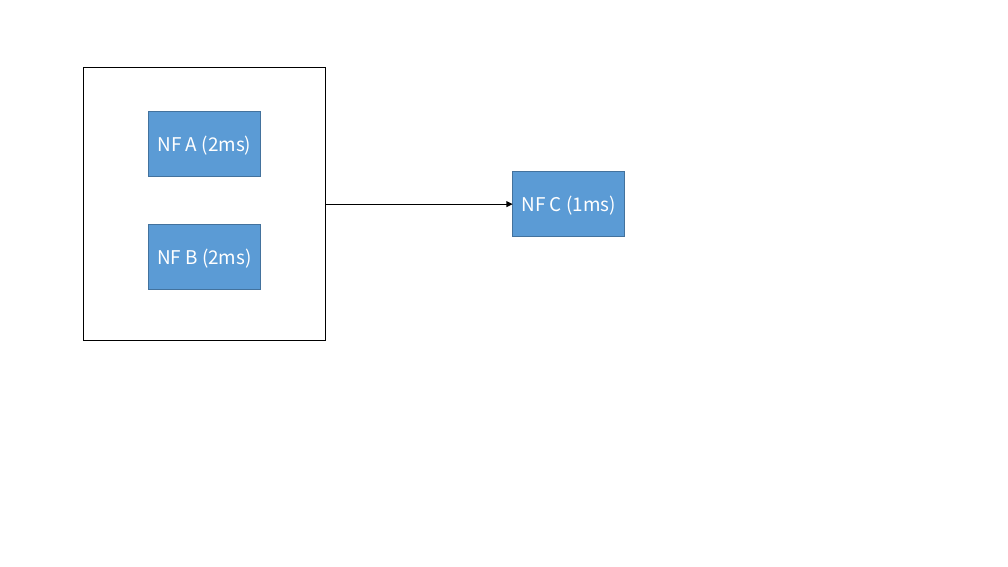
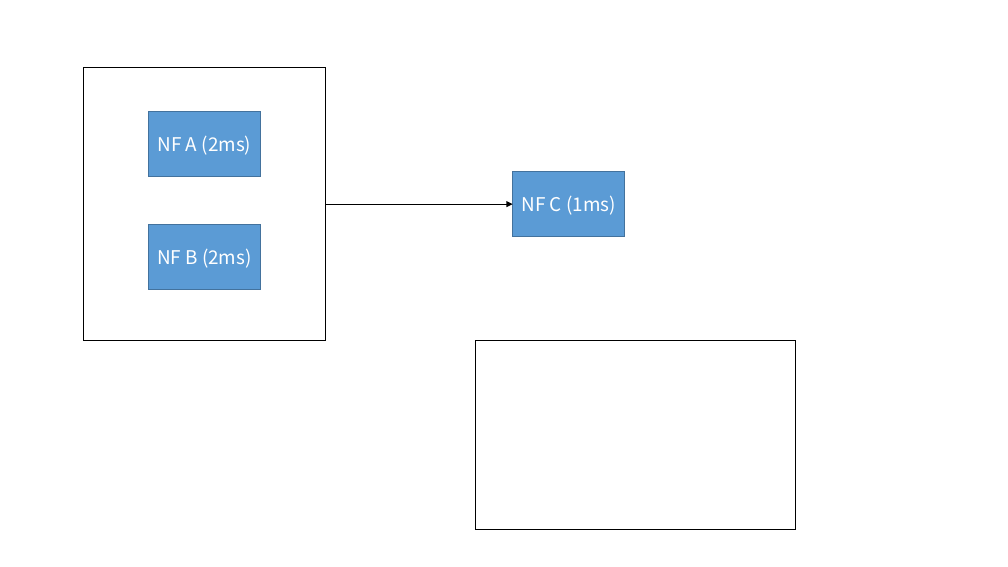
Before and after one commit to fnrg-nfv/flexchain, a slide deck: slide 10 of docs/Figures.pptx. Drawn at 1008x567 pixels with LibreOffice and Linux fonts; fonts in the diff are those of the drawing. Boxes give left, top, right and bottom in pixels: in the first picture for what was removed or moved away, otherwise in the second. Text is boxed around its words. In the diff, an @@ line names an element or a change of style, - is before the commit and + after.

```diff
--- a/docs/Figures.pptx
+++ b/docs/Figures.pptx
@@ rectangle added at bbox=[476, 341, 796, 530], outline #000000 1 pt @@
```
Also in this commit, not shown: 2 slides added, 1 slide removed, 1 other file.
